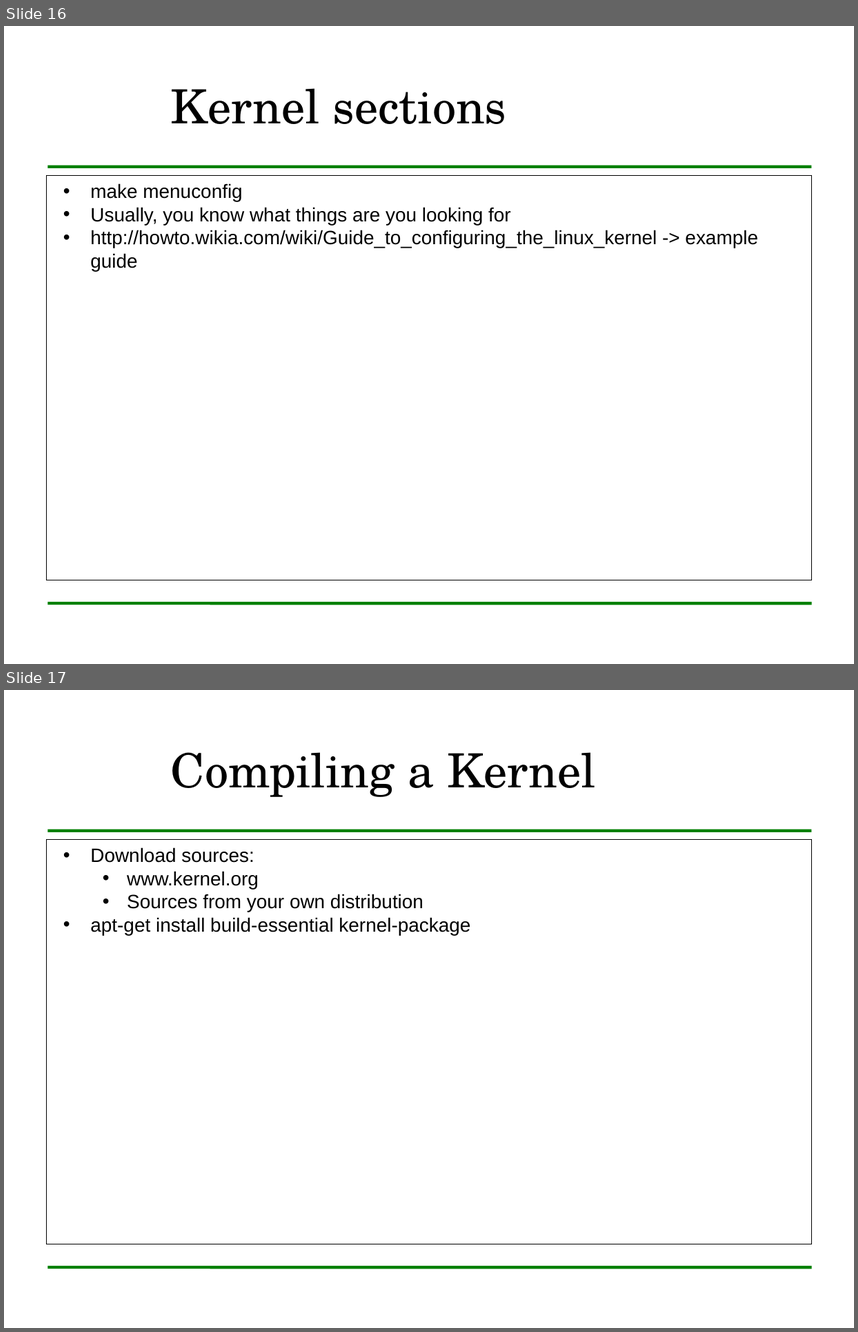
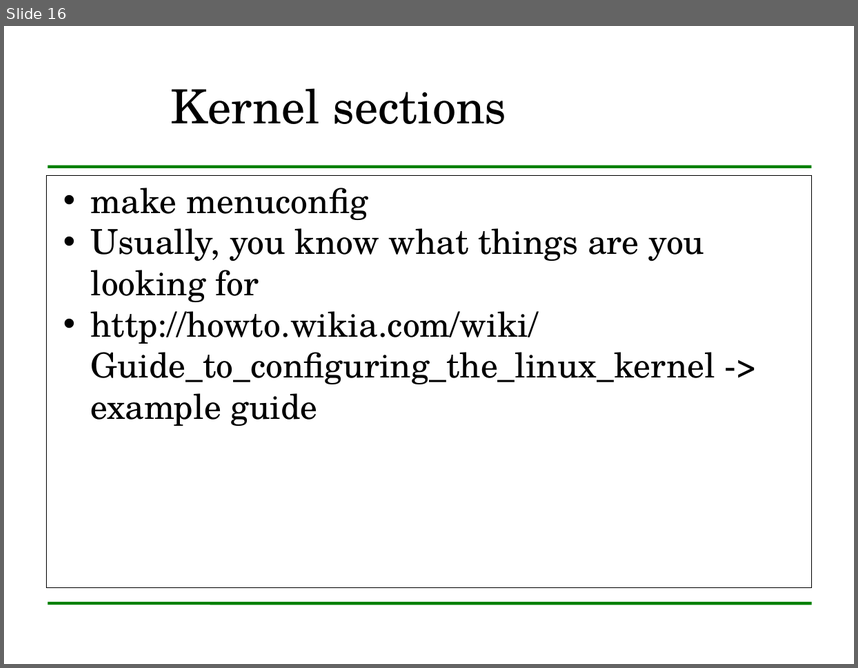
Before and after one commit to LibreLearning/libreteaching, a slide deck: mswl-madrid-2010-2011/cases-i/slides/linux-kernel/linuxKernelDescription.odp. Shown one above the other, each under a label of ours: slides 16 and 17 before the commit, slide 16 after it. The pictures are 858x1332 and 858x668 pixels, drawn with LibreOffice and Linux fonts; fonts in the diff are those of the drawing; background and template pictures are left out. Boxes give left, top, right and bottom in pixels: in the first picture for what was removed or moved away, otherwise in the second. Text is boxed around its words. In the diff, an @@ line names an element or a change of style, - is before the commit and + after.

```diff
--- a/mswl-madrid-2010-2011/cases-i/slides/linux-kernel/linuxKernelDescription.odp
+++ b/mswl-madrid-2010-2011/cases-i/slides/linux-kernel/linuxKernelDescription.odp
@@ slide 17 removed at (x1=4, y1=690, x2=854, y2=1328), background #FFFFFF; not listed: 2 template elements that a slide beside it also shows @@
@@ title removed at (x1=171, y1=752, x2=596, y2=797) @@
-Compiling a Kernel
@@ rectangle removed at (x1=46, y1=839, x2=812, y2=1244) @@
-• Download sources:
-  • www.kernel.org
-  • Sources from your own distribution
-• apt-get install build-essential kernel-package
@@ slide 16 changed as well @@
@@ rectangle "make menuconfig" resized from (x1=46, y1=175, x2=812, y2=580) to (x1=46, y1=175, x2=812, y2=588) @@
@@ rectangle "make menuconfig" at (x1=46, y1=175, x2=812, y2=588): size 18 to 32 pt, font Arial to TeX Gyre Schola @@
```
Also in this commit, not shown: 22 other slides changed, 2 slides added.
